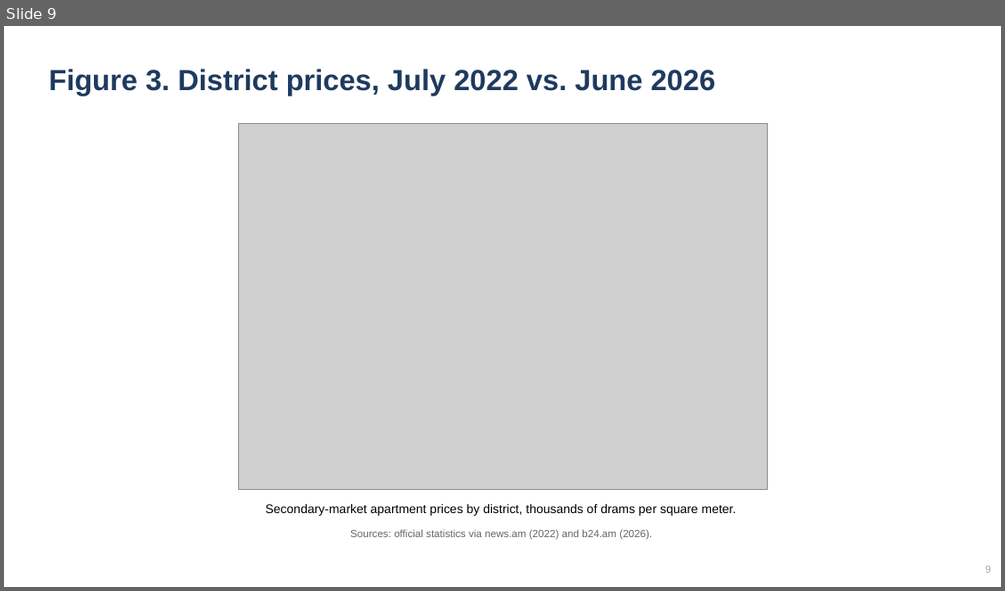
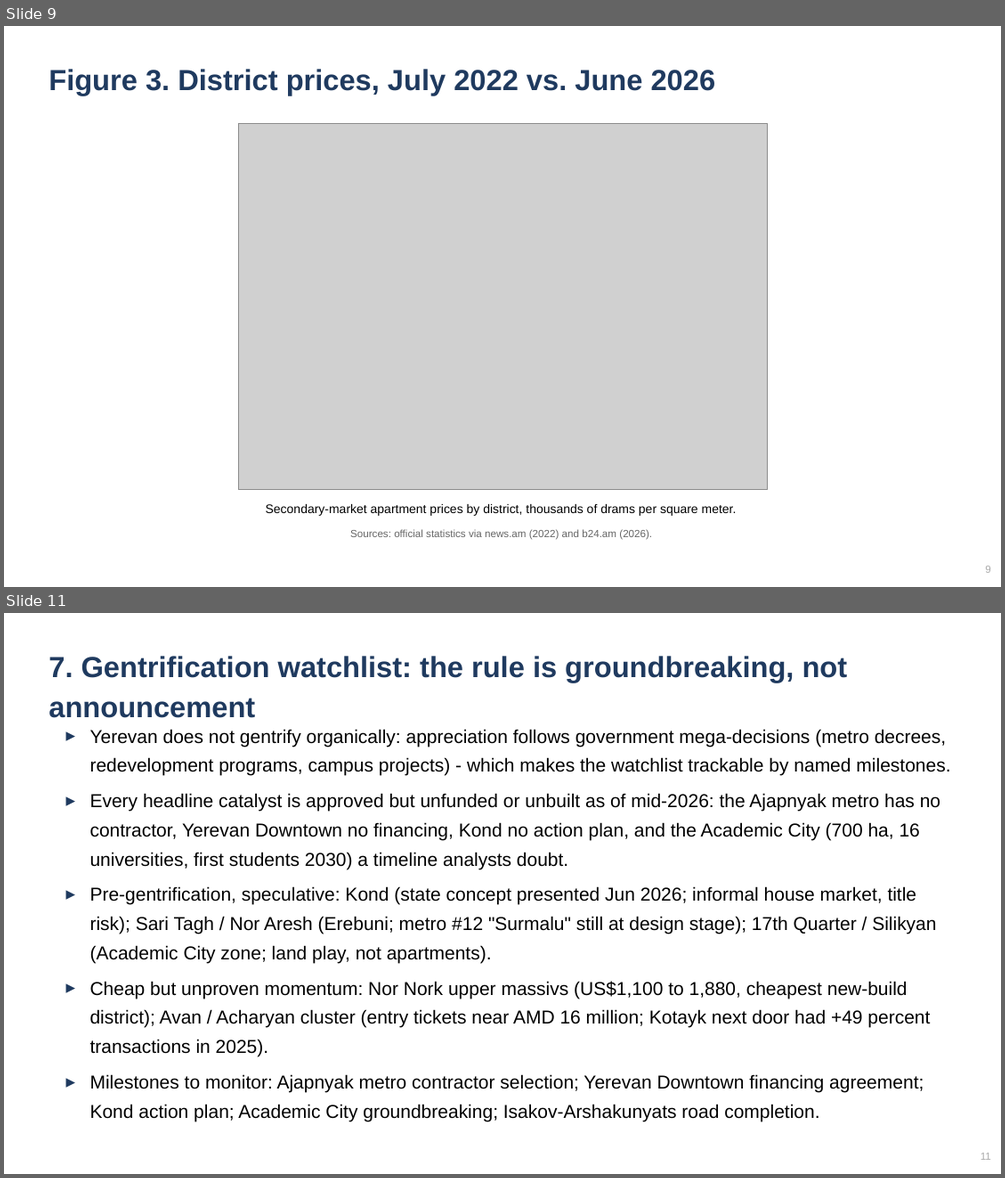
Before and after one commit to rasoolzandvakil-boop/yerevan-housing, a slide deck: Yerevan-Housing-Market-Slides.pptx. Shown one above the other, each under a label of ours: slide 9 before the commit, slides 9 and 11 after it; the slides between them are not shown. The pictures are 1005x591 and 1005x1178 pixels, drawn with LibreOffice and Linux fonts; fonts in the diff are those of the drawing; grey boxes stand for pictures. Boxes give left, top, right and bottom in pixels: in the first picture for what was removed or moved away, otherwise in the second. Text is boxed around its words. In the diff, an @@ line names an element or a change of style, - is before the commit and + after.

```diff
--- a/Yerevan-Housing-Market-Slides.pptx
+++ b/Yerevan-Housing-Market-Slides.pptx
@@ slide 11 added at [4,613,1001,1174], background #FFFFFF @@
@@ text added at [48,656,848,718], 28 pt, text #1F3A5F, bold @@
+7. Gentrification watchlist: the rule is groundbreaking, not announcement
@@ text added at [90,729,950,1121], 18 pt, text #000000 @@
+▸ Yerevan does not gentrify organically: appreciation follows government mega-decisions (metro decrees, redevelopment programs, campus projects) - which makes the watchlist trackable by named milestones.
+▸ Every headline catalyst is approved but unfunded or unbuilt as of mid-2026: the Ajapnyak metro has no contractor, Yerevan Downtown no financing, Kond no action plan, and the Academic City (700 ha, 16 universities, first students 2030) a timeline analysts doubt.
+▸ Pre-gentrification, speculative: Kond (state concept presented Jun 2026; informal house market, title risk); Sari Tagh / Nor Aresh (Erebuni; metro #12 "Surmalu" still at design stage); 17th Quarter / Silikyan (Academic City zone; land play, not apartments).
+▸ Cheap but unproven momentum: Nor Nork upper massivs (US$1,100 to 1,880, cheapest new-build district); Avan / Acharyan cluster (entry tickets near AMD 16 million; Kotayk next door had +49 percent transactions in 2025).
+▸ Milestones to monitor: Ajapnyak metro contractor selection; Yerevan Downtown financing agreement; Kond action plan; Academic City groundbreaking; Isakov-Arshakunyats road completion.
@@ text added at [980,1152,991,1159], 10 pt, text #AAAAAA @@
+11
```
Also in this commit, not shown: 13 slides changed, 1 other slide added, 1 other file.
